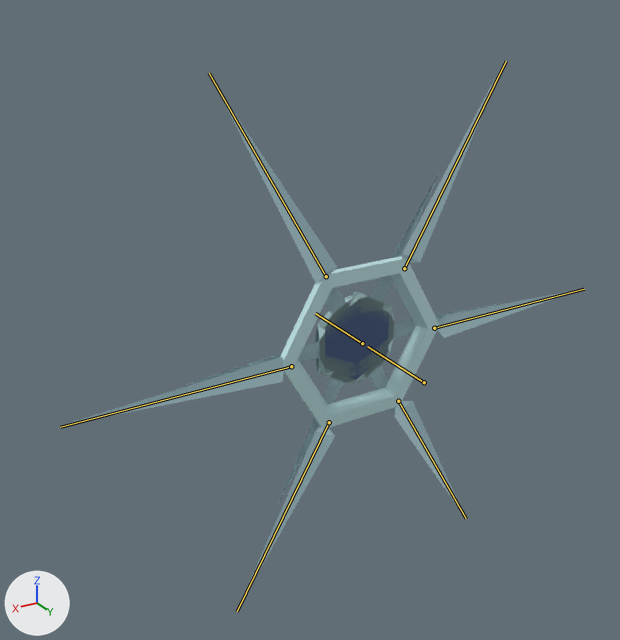
One commit to the Blender file Enemies/SnowflakeEntity.blend: the scene before it, then after it.
One viewpoint serves both versions: a camera (50 mm lens) standing at (4.95, 7.02, 3.99) and looking at (0.45, -0.48, 0.24). Arrows for +X, +Y and +Z are at lower left; the lights stay in place. The older version comes first. Both versions are drawn at frame 80 of the action 'QuadShardFanSequence2'; the numbers are the values there. The bones that bend it are drawn over the model as lines.

Names of what the first picture shows: 'BackLeft', 'BackRight', 'CentralEye1', 'CentralEye2', 'CentralEye3', 'FacePlate', 'FrontLeft', 'FrontRight', 'MiddleLeft', 'MiddleRight' and 1 more.
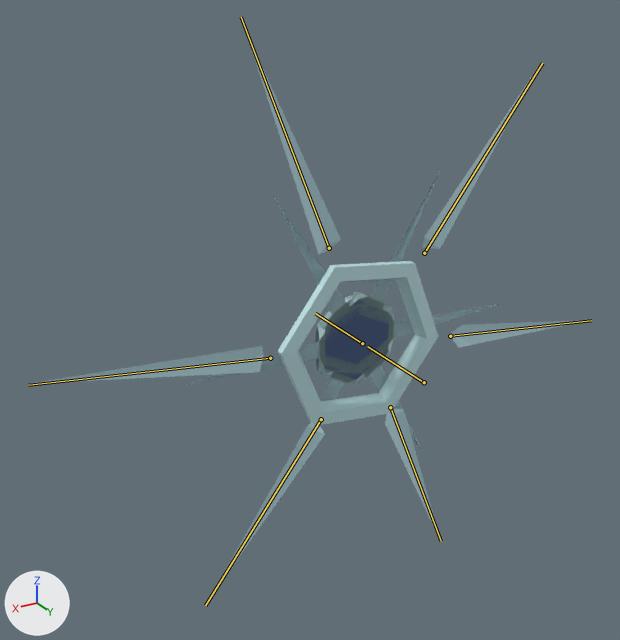
Where the change shows, as pixel boxes (x1, y1, x2, y2) in the pictures (620 x 640 px):
'FacePlate', posed: before (280, 256, 439, 429); after (278, 261, 438, 425)
'FrontLeft', posed (22% narrower, 11% taller): before (214, 83, 337, 285); after (245, 30, 341, 254)
'MiddleLeft', posed (43% shorter): before (64, 357, 284, 425); after (30, 346, 263, 384)
'FrontRight', posed (17% wider, 6% shorter): before (402, 65, 503, 263); after (423, 63, 541, 249)
'BackLeft', posed (23% wider): before (238, 426, 335, 608); after (205, 422, 325, 605)
'MiddleRight', posed (42% shorter): before (437, 289, 581, 338); after (450, 320, 589, 348)
'BackRight', posed (21% narrower, 12% taller): before (395, 401, 465, 517); after (385, 409, 440, 539)
bone 'Bone.003', root to tip: before (291, 366) to (60, 427); after (270, 358) to (28, 385)
bone 'Bone.004', root to tip: before (326, 276) to (209, 73); after (329, 248) to (241, 17)
bone 'Bone.007', root to tip: before (434, 328) to (584, 289); after (450, 336) to (591, 320)
bone 'Bone.008', root to tip: before (404, 268) to (506, 61); after (424, 253) to (542, 63)

The change in detail:
Bone 'Bone.001' (bone_bone_001) turns from (0, -30, 0) to (0, -22, 0) degrees about its own x, y and z.
Bone 'Bone.003' (bone_bone_003) moves from (0.0, 0.0, 0.0) to (0.0, 0.26, 0.0).
Bone 'Bone.004' (bone_bone_004) moves from (0.0, 0.0, 0.0) to (0.0, 0.26, 0.0).
Bone 'Bone.007' (bone_bone_007) moves from (0.0, 0.0, 0.0) to (0.0, 0.26, 0.0).
Bone 'Bone.008' (bone_bone_008) moves from (0.0, 0.0, 0.0) to (0.0, 0.26, 0.0).
